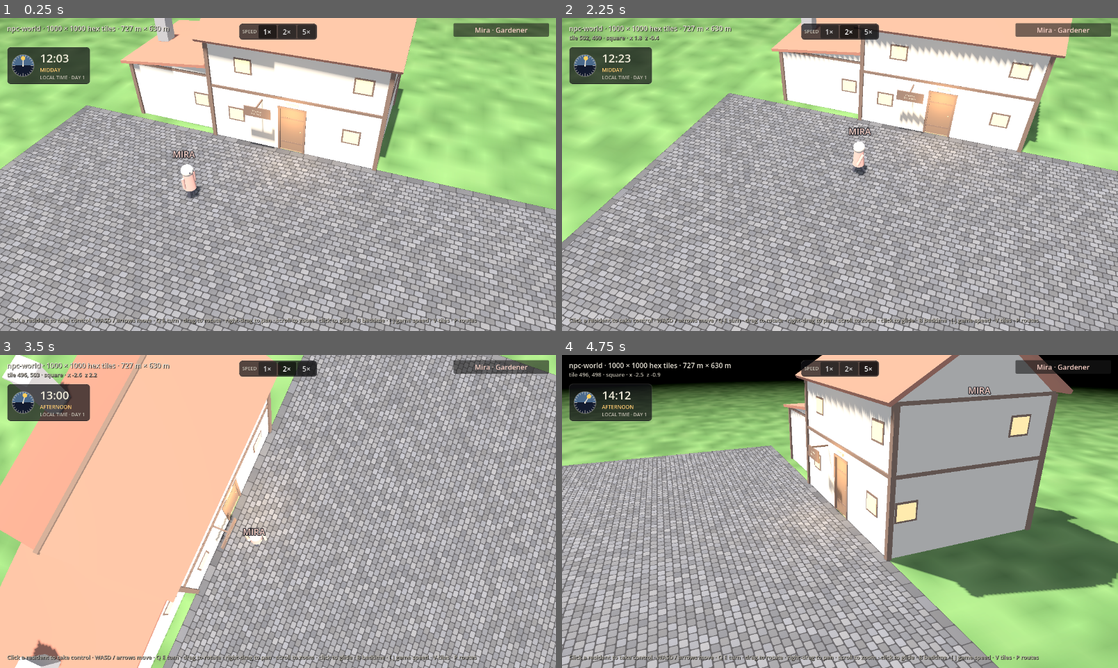
Above: before the commit, frames 1-4 (two rows, left to right).
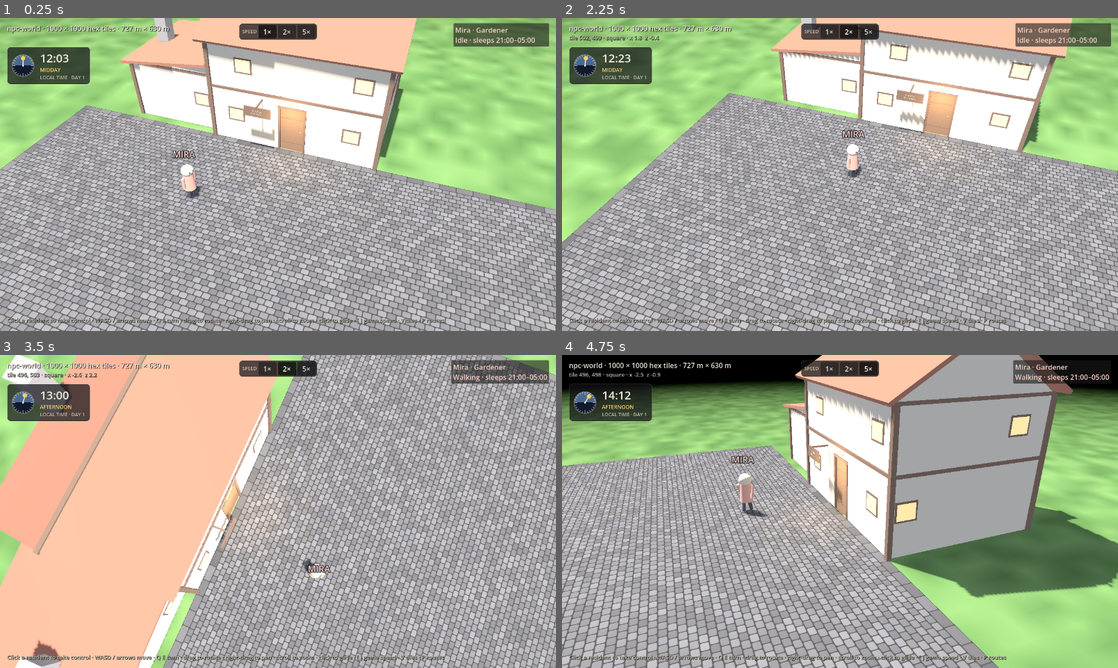
Above: after the commit, the same moments.

Repository: tibitzu/npc-world-godot
Game: Godot game, scene res://scenes/world/world.tscn
The game is run twice, just before and just after one commit, with the same random seed, the same clock (stepped at 60 frames per second) and the same inputs.
Inputs (mouse positions are in pixels of both pictures, inside the frame that each line leads up to):
- Up to frame 1 (0.25 s): no input
- Up to frame 2 (2.25 s): click (1062, 30) at 0.5 s, where only the run before the commit has a clickable "Mira · Gardener"; click "Let go" at 1.25 s; tap A (cam_left) at 2 s; move the mouse to (962, 158) at 2.02 s; hold ] (speed_up) from 2.03 s (still down); hold B (bedtime, bound only before the commit) from 2.03 s (still down); click (962, 158) at 2.17 s
- Up to frame 3 (3.5 s): tap F (interact) at 2.3 s; release ] (speed_up) at 2.75 s; release B (bedtime, bound only before the commit) at 2.75 s; tap A (cam_left) at 2.75 s; drag from (166, 527) to (250, 574) at 2.77 s
- Up to frame 4 (4.75 s): tap A (cam_left) at 3.5, 4.25 s; move the mouse to (895, 442) at 3.52 s; hold ] (speed_up) 3.53-4.25 s; hold Shift (run) 3.53-4.25 s; tap B (bedtime, bound only before the commit) at 3.8 s; drag from (812, 574) to (673, 464) at 4.27 s

The runs differ from the first frame. In frame 1, 0.8% of the frame differs, in the area x 64-99%, y 3-98%; in frame 2, 1.2%, in the area x 50-99%, y 3-98%; in frame 3, 1.2%; in frame 4, 1.1%.

Commit message:
Milestone 5: daily routines
- NpcDef: sleep and wake hours (local time) and goodnight / morning
  lines; Mira sleeps 21:00-05:00 with her lines from the HTML game.
- Unplayed residents go to the nearest free bed at bedtime (looking
  again every 2 game seconds if all are taken) and get up at waking
  time; let go at night, they go back to bed.
- Residents can say a line: a bubble over their name for a few seconds.
- Roster cards show status and sleeping hours.
- The B shortcut is retired.

Co-Authored-By: Claude Opus 5.5 <noreply@anthropic.com>
Claude-Session: https://claude.ai/code/session_01GrieSD8FtGLQU19TCKvUTk

Diff:
--- a/data/npcs/mira.tres
+++ b/data/npcs/mira.tres
@@ -13,3 +13,7 @@
 wander_range = 5.0
 home_radius = 9.0
 lines = PackedStringArray("The moss by the well is finally coming in.", "Save me a seat at the Hex & Lantern.", "Do you think the moss minds being walked on?", "Smells like rain.", "Every bed gets watered. Every single one.")
+sleep_hour = 21.0
+wake_hour = 5.0
+bed_lines = PackedStringArray("Early start tomorrow. The beans won't water themselves.", "Off to bed. Goodnight, garden.")
+wake_lines = PackedStringArray("Morning! Watering can, where are you?", "Up with the sparrows.")
--- a/project.godot
+++ b/project.godot
@@ -96,10 +96,6 @@
 "deadzone": 0.2,
 "events": [Object(InputEventKey,"resource_local_to_scene":false,"resource_name":"","device":-1,"window_id":0,"alt_press …(191 unchanged characters)…
 }
-bedtime={
-"deadzone": 0.2,
-"events": [Object(InputEventKey,"resource_local_to_scene":false,"resource_name":"","device":-1,"window_id":0,"alt_pressed":false,"shift_pressed":false,"ctrl_pressed":false,"meta_pressed":false,"pressed":false,"keycode":0,"physical_keycode":66,"key_label":0,"unicode":0,"location":0,"echo":false,"script":null)]
-}
 toggle_fullscreen={
 "deadzone": 0.2,
 "events": [Object(InputEventKey,"resource_local_to_scene":false,"resource_name":"","device":-1,"window_id":0,"alt_press …(196 unchanged characters)…
--- a/scenes/actors/resident.tscn
+++ b/scenes/actors/resident.tscn
@@ -169,3 +169,22 @@
 text = "NAME"
 font_size = 36
 outline_size = 12
+
+[node name="Say" type="Label3D" parent="."]
+transform = Transform3D(1, 0, 0, 0, 1, 0, 0, 0, 1, 0, 1.95, 0)
+visible = false
+pixel_size = 0.0006
+billboard = 1
+no_depth_test = true
+fixed_size = true
+render_priority = 12
+outline_render_priority = 11
+modulate = Color(1, 0.97, 0.9, 1)
+outline_modulate = Color(0.08, 0.08, 0.1, 0.9)
+text = "..."
+offset = Vector2(0, 30)
+vertical_alignment = 2
+font_size = 30
+outline_size = 12
+autowrap_mode = 3
+width = 520.0
--- a/scripts/actors/resident.gd
+++ b/scripts/actors/resident.gd
@@ -10,6 +10,10 @@
 ##
 ## A resident can be sent to a bed (go_to_bed): they walk to its foot and lie down, and stay
 ## there until they get up (get_up), are played, or are sent somewhere else.
+##
+## Daily routine: while nobody is playing them, at their sleep hour (local time) they say one of
+## their bedtime lines and go to the nearest free bed, and at their wake hour they get up, say a
+## morning line and carry on with their day.
 
 signal arrived
 
@@ -17,6 +21,8 @@
 const RUN_FACTOR := 1.5            # Left Shift
 const ARRIVE_DIST := 0.08          # close enough to a destination (m)
 const LIE_TIME := 0.7              # seconds to lie down or get up
+const SAY_TIME := 4.5              # seconds a line stays over their head
+const ROUTINE_CHECK := 2.0         # how often (game seconds) a resident looks for a bed if none was free
 const STEP_UP := 0.35              # the highest step they walk up without noticing (m)
 const FLOOR_MASK := 1              # the "world" layer: floors, stairs, walls, furniture
 
@@ -39,12 +45,15 @@
 var _lying := false                # in bed, or getting in
 var _lie := 0.0                    # 0 standing .. 1 lying down
 var _stand_at := Vector3.ZERO      # where they got in (and will get out)
+var _say_left := 0.0               # real seconds the current line has left
+var _routine_wait := 0.0           # until the next look for a free bed
 var _path := PackedVector3Array()  # the route being followed (from the agent)
 var _wp := 0                       # which point of it they're heading for
 
 @onready var agent: NavigationAgent3D = $Agent
 @onready var body: Node3D = $Body
 @onready var tag: Label3D = $Tag
+@onready var _say: Label3D = $Say
 @onready var _collision: CollisionShape3D = $Collision
 @onready var _arm_l: Node3D = $Body/ArmL
 @onready var _arm_r: Node3D = $Body/ArmR
@@ -131,6 +140,36 @@
 		_timer = 1.5 + randf() * 2.0
 
 
+## Show a line over their head for a few seconds.
+func say(text: String) -> void:
+	if text.is_empty():
+		return
+	_say.text = text
+	_say.visible = true
+	_say_left = SAY_TIME
+
+
+## Is it their sleeping time, by the local time where they are?
+func sleep_time() -> bool:
+	var h := Game.local_hours(position.x)
+	var s := def.sleep_hour
+	var w := def.wake_hour
+	return (h >= s and h < w) if s < w else (h >= s or h < w)
+
+
+## What they're doing, for the roster.
+func status() -> String:
+	if controlled:
+		return "Played by you"
+	if _lying or _lie > 0.0:
+		return "Asleep" if sleep_time() else "In bed"
+	if bed:
+		return "Going to bed"
+	if moving:
+		return "Walking"
+	return "Idle"
+
+
 ## Hand the resident back to their own routine. If they're in bed they stay there.
 func release() -> void:
 	controlled = false
@@ -162,6 +201,11 @@
 
 
 func _physics_process(delta: float) -> void:
+	if _say_left > 0.0:
+		_say_left -= Game.real_delta(delta)
+		_say.visible = _say_left > 0.0 and tag.visible
+	if not controlled:
+		_routine(delta)
 	if _lying or _lie > 0.0:
 		if controlled and drive != Vector2.ZERO:
 			get_up()                           # a player who walks gets out of bed first
@@ -312,6 +356,47 @@
 		_release_bed()
 
 
+# bedtime and morning, for a resident nobody is playing
+func _routine(delta: float) -> void:
+	var night := sleep_time()
+	if night:
+		if bed != null:
+			return                              # in bed, or on the way
+		_routine_wait -= delta
+		if _routine_wait > 0.0:
+			return
+		_routine_wait = ROUTINE_CHECK
+		var b := _nearest_free_bed()
+		if b and go_to_bed(b):
+			say(_pick(def.bed_lines))
+	elif bed != null:
+		if _lying:
+			get_up()
+			say(_pick(def.wake_lines))
+		elif _lie == 0.0:
+			_goal = null                        # morning came while still on the way: never mind
+			_release_bed()
+			_timer = 1.0
+
+
+func _nearest_free_bed() -> Bed:
+	var best: Bed = null
+	var bd := INF
+	for b in get_tree().get_nodes_in_group("beds"):
+		var bed_node := b as Bed
+		if not bed_node.is_free_for(self):
+			continue
+		var d := Hex.distance(position, bed_node.stand_point())
+		if d < bd:
+			bd = d
+			best = bed_node
+	return best
+
+
+static func _pick(lines: PackedStringArray) -> String:
+	return lines[randi() % lines.size()] if lines.size() > 0 else ""
+
+
 # a stroll to a tile within wander_range, staying within home_radius of the start
 func _autonomy(delta: float) -> void:
 	if _goal != null or bed != null:
--- a/scripts/defs/npc_def.gd
+++ b/scripts/defs/npc_def.gd
@@ -16,3 +16,11 @@
 ## How far from their start they will wander (m).
 @export var home_radius := 10.0
 @export var lines: PackedStringArray = []
+
+## Daily routine (local time where their bed is, in hours 0-24). They go to bed at sleep_hour
+## and get up at wake_hour; a sleep that runs past midnight is fine (21 to 5).
+@export_range(0.0, 24.0, 0.25) var sleep_hour := 22.0
+@export_range(0.0, 24.0, 0.25) var wake_hour := 6.0
+## One of these is said on the way to bed, and one on getting up.
+@export var bed_lines: PackedStringArray = []
+@export var wake_lines: PackedStringArray = []
--- a/scripts/player/player_controller.gd
+++ b/scripts/player/player_controller.gd
@@ -4,9 +4,7 @@
 ## W/S walk, A/D step aside, Q/E or arrows turn, Left Shift runs, T switches view, Esc lets go,
 ## F lies down in the bed at hand (or gets up). After IDLE_LIMIT seconds without input the
 ## resident takes themselves back.
-##
-## B sends every resident nobody is playing to a free bed, or gets them all up again
-## (until the clock and daily routines arrive in milestone 4).
+
 
 signal control_changed(resident: Resident)
 
@@ -80,29 +78,7 @@
 	return best
 
 
-## B: everyone nobody is playing goes to bed; if any of them already are, they all get up.
-func bedtime() -> void:
-	var others: Array[Resident] = []
-	for r in get_tree().get_nodes_in_group("residents"):
-		if r != controlled:
-			others.append(r)
-	var any_abed := others.any(func(r: Resident) -> bool: return r.bed != null)
-	for r in others:
-		if any_abed:
-			r.get_up()
-		elif r.bed == null:
-			var free := get_tree().get_nodes_in_group("beds").filter(func(b: Bed) -> bool: return b.occupant == null)
-			free.sort_custom(func(a: Bed, b: Bed) -> bool:
-				return Hex.distance(a.stand_point(), r.position) < Hex.distance(b.stand_point(), r.position))
-			if not free.is_empty():
-				r.go_to_bed(free[0])
-
-
 func _unhandled_input(event: InputEvent) -> void:
-	if event.is_action_pressed("bedtime"):
-		bedtime()
-		get_viewport().set_input_as_handled()
-		return
 	if controlled == null:
 		return
 	if event.is_action_pressed("let_go"):
--- a/scripts/ui/hud.gd
+++ b/scripts/ui/hud.gd
@@ -144,7 +144,7 @@
 	for r in get_tree().get_nodes_in_group("residents"):
 		var res := r as Resident
 		var b := Button.new()
-		b.text = "%s · %s" % [res.def.display_name, res.def.role]
+		b.alignment = HORIZONTAL_ALIGNMENT_LEFT
 		b.toggle_mode = true
 		b.focus_mode = Control.FOCUS_NONE
 		b.add_theme_color_override("font_color", Look.html_colour(res.def.colour).lightened(0.3))
@@ -166,13 +166,19 @@
 	_let_go_btn.visible = ctrl != null
 	_view_btn.text = "1st person" if _rig.third_person else "3rd person"
 	if ctrl:
-		_help.text = "You are %s. W S walk (hold Left Shift to run) · A D step aside · Q E or drag to look · click a tile or floor to walk there · F lies down in a bed or gets up · scroll or T switches view · B bedtime for the others · P routes · Esc lets go" % ctrl.def.display_name
+		_help.text = "You are %s. W S walk (hold Left Shift to run) · A D step aside · Q E or drag to look · click a tile or floor to walk there · F lies down in a bed or gets up · scroll or T switches view · P routes · Esc lets go" % ctrl.def.display_name
 	else:
-		_help.text = "Click a resident to take control · WASD / arrows move · Q E turn · drag to rotate · right-drag to pan · scroll to zoom · click to glide · B bedtime · [ ] game speed · V tiles · P routes"
+		_help.text = "Click a resident to take control · WASD / arrows move · Q E turn · drag to rotate · right-drag to pan · scroll to zoom · click to glide · [ ] game speed · V tiles · P routes"
 
 
 func _process(_delta: float) -> void:
 	_update_clock()
+	for res in _cards:
+		var r := res as Resident
+		var t := "%s · %s\n%s · sleeps %s–%s" % [r.def.display_name, r.def.role, r.status(),
+			Game.clock_text(r.def.sleep_hour), Game.clock_text(r.def.wake_hour)]
+		if (_cards[res] as Button).text != t:
+			(_cards[res] as Button).text = t
 	var ctrl := _player.controlled
 	var left := _player.idle_left() if ctrl else 99.0
 	_idle.visible = ctrl != null and left < 10.0
Not shown, changed: README.md
